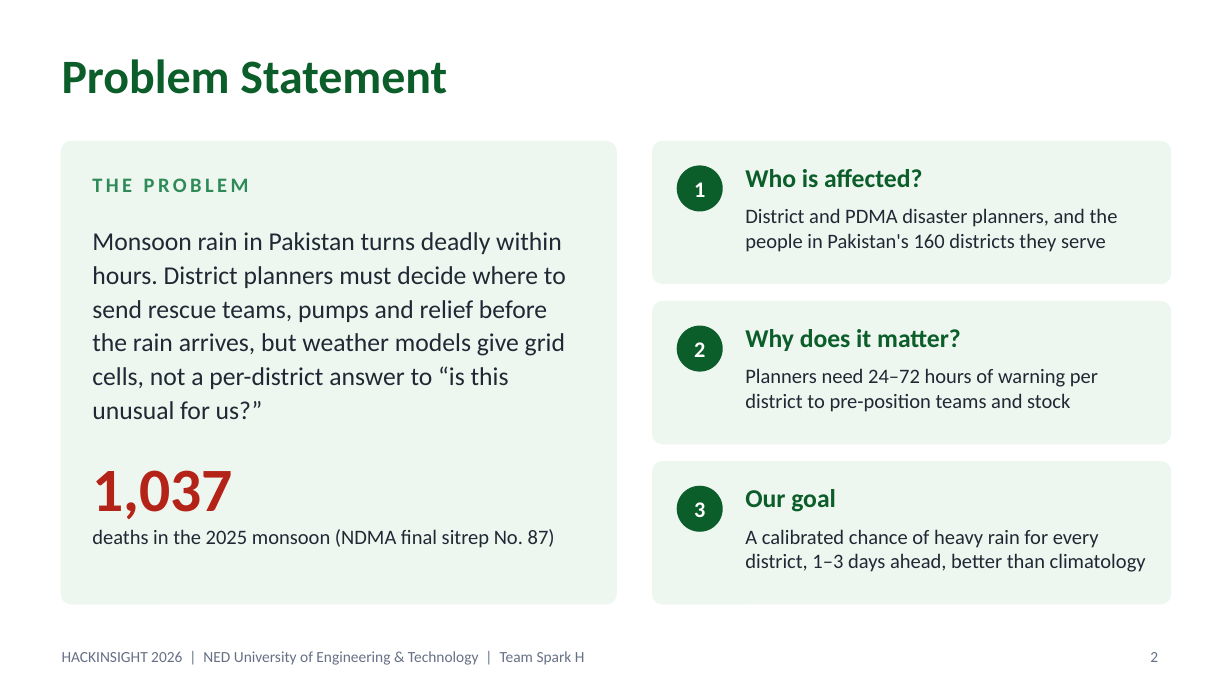
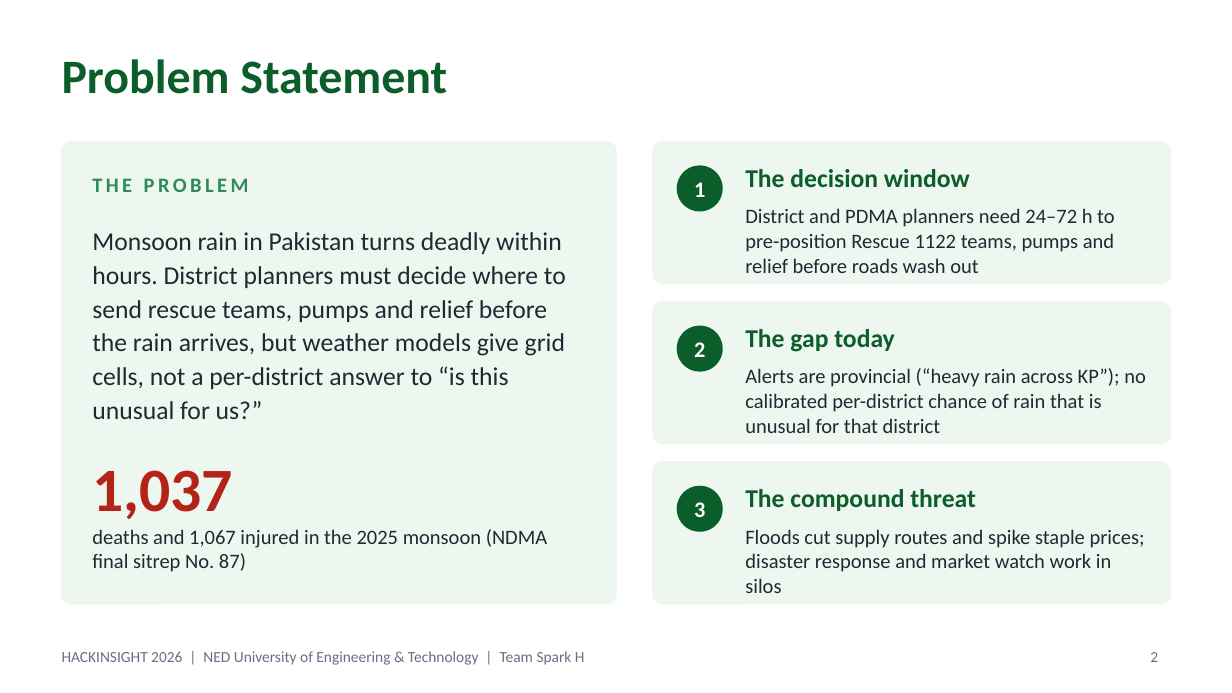
Before and after one commit to RoshaanT1/floodlens-pakistan, a slide deck: slide 2 of FloodLens_SparkH.pptx. Drawn at 1232x693 pixels with LibreOffice and Linux fonts; fonts in the diff are those of the drawing. Boxes give left, top, right and bottom in pixels: in the first picture for what was removed or moved away, otherwise in the second. Text is boxed around its words. In the diff, an @@ line names an element or a change of style, - is before the commit and + after.

Commit message:
Deck: merged teammate's material (problem framing, why these sources, Model A details, optimization, comparison, business model, roll numbers); 16 slides

```diff
--- a/FloodLens_SparkH.pptx
+++ b/FloodLens_SparkH.pptx
@@ text at <box>745,169,970,187</box>: text changed @@
-Who is affected?
+The decision window
@@ text at <box>745,208,1115,273</box>: text changed @@
-District and PDMA disaster planners, and the people in Pakistan's 160 districts they serve
+District and PDMA planners need 24–72 h to pre-position Rescue 1122 teams, pumps and relief before roads wash out
@@ text at <box>745,329,895,352</box>: text changed @@
-Why does it matter?
+The gap today
@@ text at <box>745,368,1146,433</box>: text changed @@
-Planners need 24–72 hours of warning per district to pre-position teams and stock
+Alerts are provincial (“heavy rain across KP”); no calibrated per-district chance of rain that is unusual for that district
@@ text at <box>745,489,976,511</box>: text changed @@
-Our goal
+The compound threat
@@ text at <box>92,529,547,572</box>: text changed @@
-deaths in the 2025 monsoon (NDMA final sitrep No. 87)
+deaths and 1,067 injured in the 2025 monsoon (NDMA final sitrep No. 87)
@@ text at <box>745,529,1145,593</box>: text changed @@
-A calibrated chance of heavy rain for every district, 1–3 days ahead, better than climatology
+Floods cut supply routes and spike staple prices; disaster response and market watch work in silos
```
Also in this commit, not shown: 2 other slides changed, 5 slides added, 1 other file.
